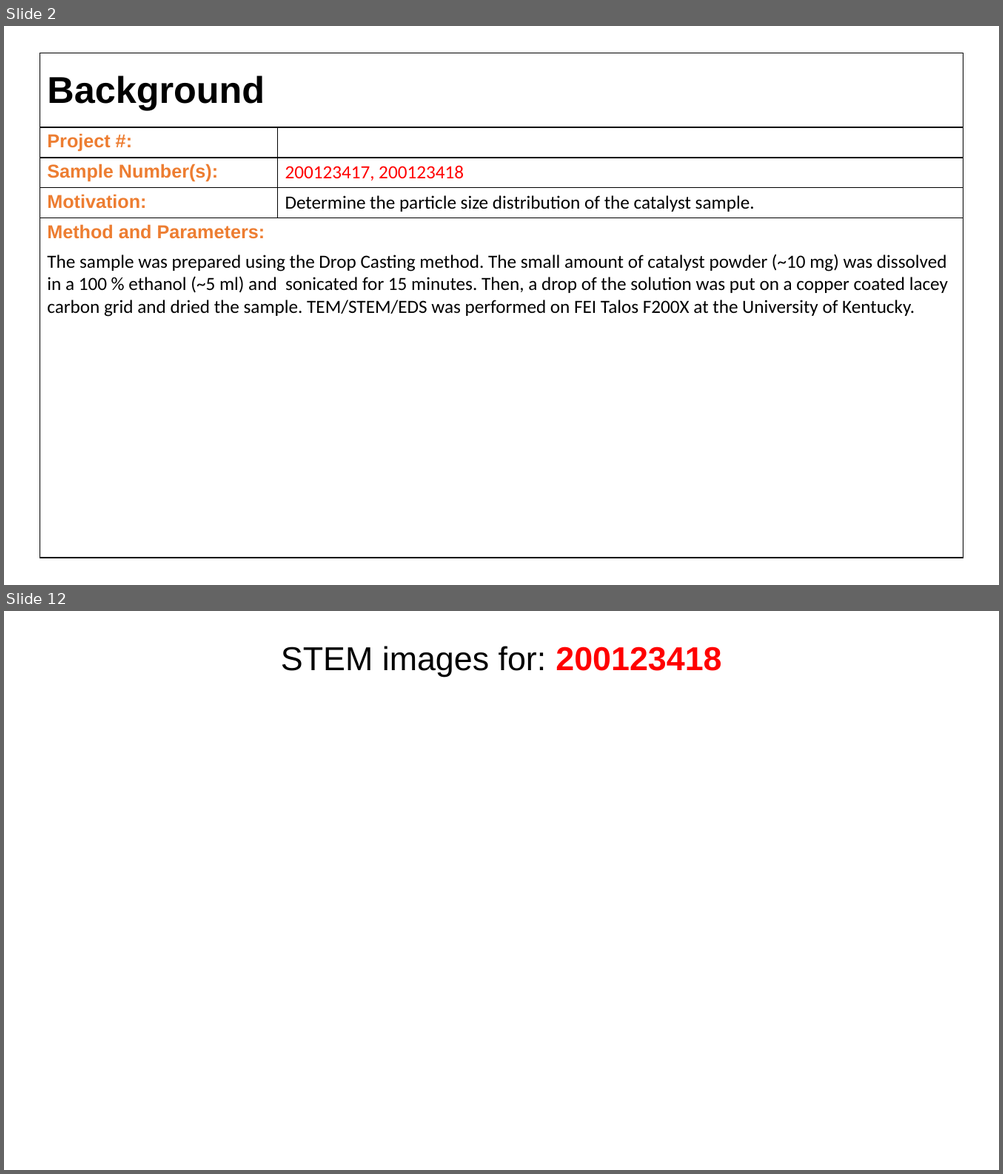
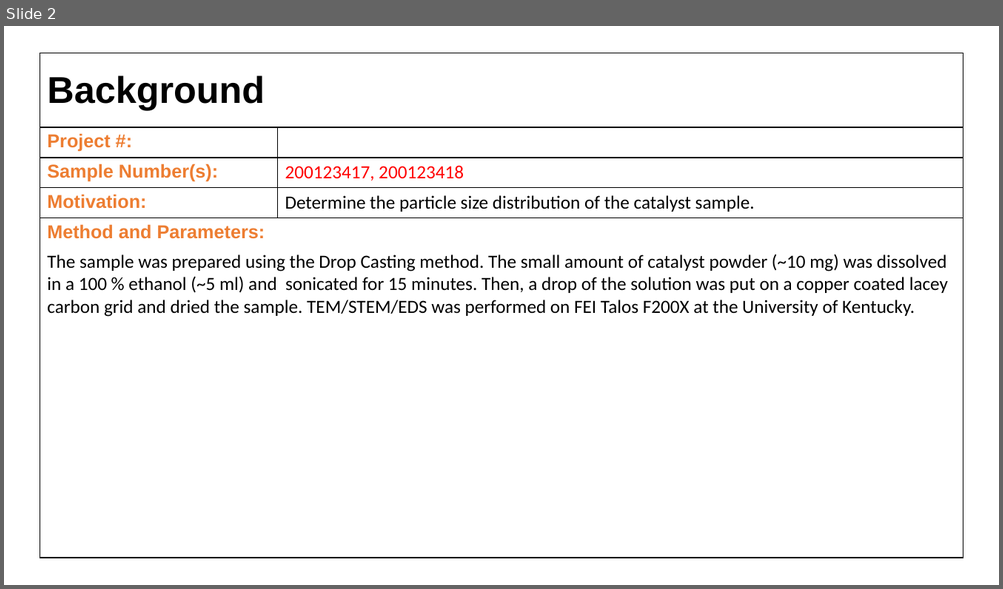
Before and after one commit to cvrl10/mini_project, a slide deck: 100040001/_100040001.pptx. Shown one above the other, each under a label of ours: slides 2 and 12 before the commit, slide 2 after it; the slides between them are not shown. The pictures are 1003x1174 and 1003x589 pixels, drawn with LibreOffice and Linux fonts; fonts in the diff are those of the drawing. Boxes give left, top, right and bottom in pixels: in the first picture for what was removed or moved away, otherwise in the second. Text is boxed around its words. In the diff, an @@ line names an element or a change of style, - is before the commit and + after.

```diff
--- a/100040001/_100040001.pptx
+++ b/100040001/_100040001.pptx
@@ slide 12 removed at (4,611,999,1170), background #FFFFFF @@
@@ title removed at (281,646,721,677) @@
-STEM images for: 200123418
```
Also in this commit, not shown: 5 slides changed, 2 slides added, 6 other slides removed, 33 other files.
